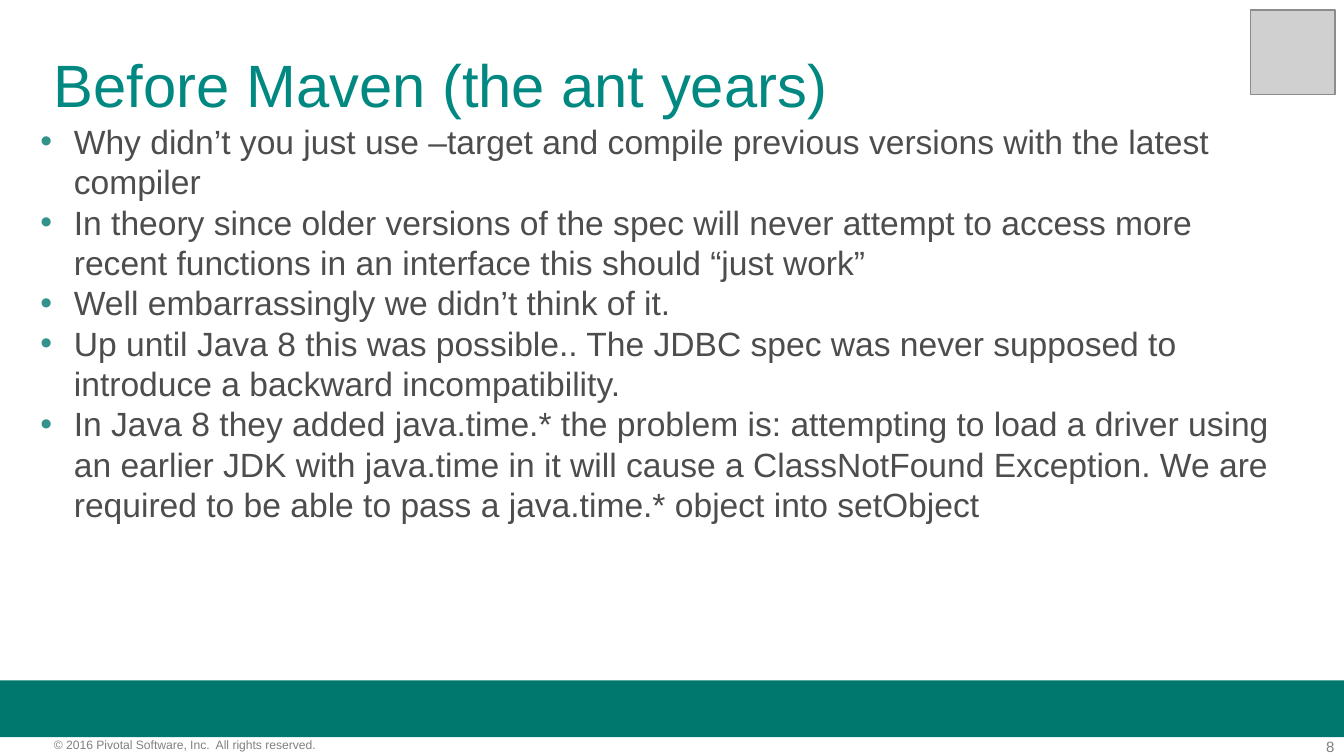
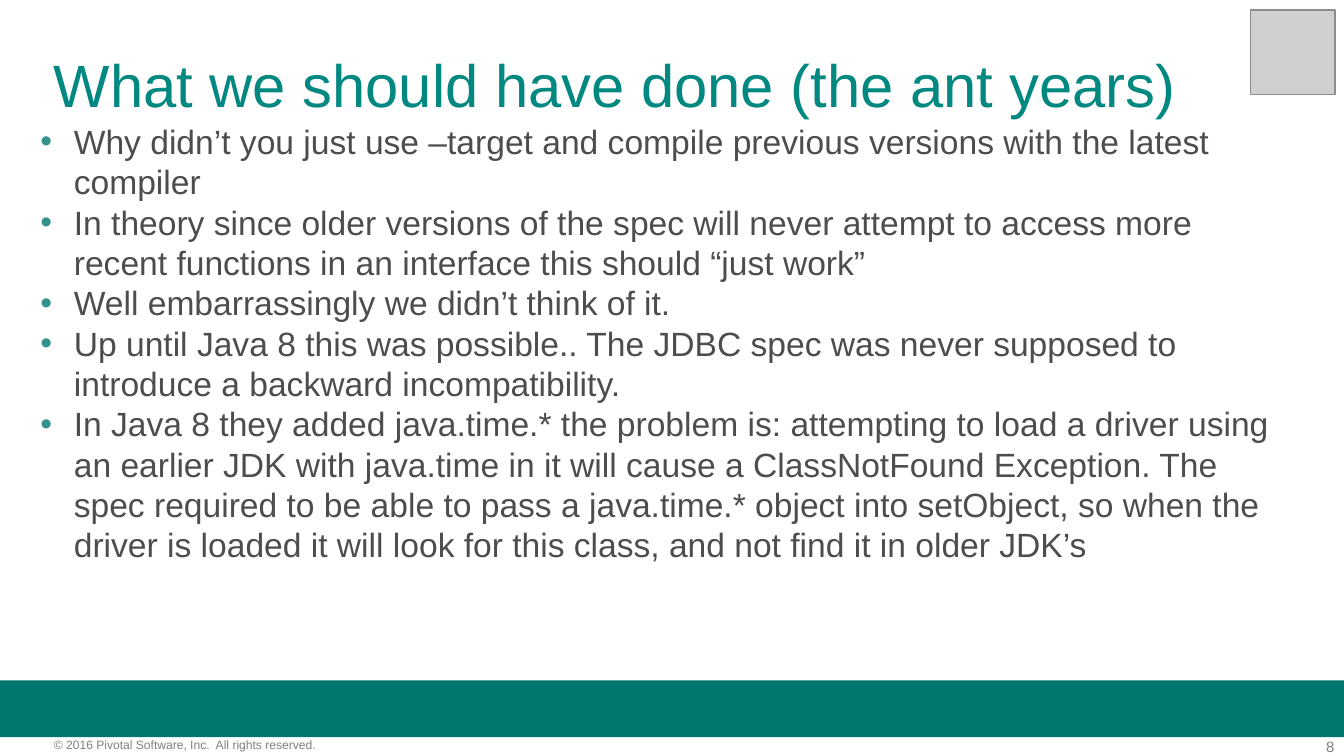
Before and after one commit to davecramer/presentations, a slide deck: slide 8 of JDBC Performance.pptx. Drawn at 1344x756 pixels with LibreOffice and Linux fonts; fonts in the diff are those of the drawing; grey boxes stand for pictures; background and template pictures are left out. Boxes give left, top, right and bottom in pixels: in the first picture for what was removed or moved away, otherwise in the second. Text is boxed around its words. In the diff, an @@ line names an element or a change of style, - is before the commit and + after.

```diff
--- a/JDBC Performance.pptx
+++ b/JDBC Performance.pptx
@@ text at [54,63,1176,118]: text changed @@
-Before Maven (the ant years)
+What we should have done (the ant years)
@@ text at [74,411,1268,562]: text changed @@
-• In Java 8 they added java.time.* the problem is: attempting to load a driver using an earlier JDK with java.time in it will cause a ClassNotFound Exception. We are required to be able to pass a java.time.* object into setObject
+• In Java 8 they added java.time.* the problem is: attempting to load a driver using an earlier JDK with java.time in it will cause a ClassNotFound Exception. The spec required to be able to pass a java.time.* object into setObject, so when the driver is loaded it will look for this class, and not find it in older JDK’s
```
Also in this commit, not shown: 26 other slides changed, 2 slides added, 2 slides removed, 1 other file.
